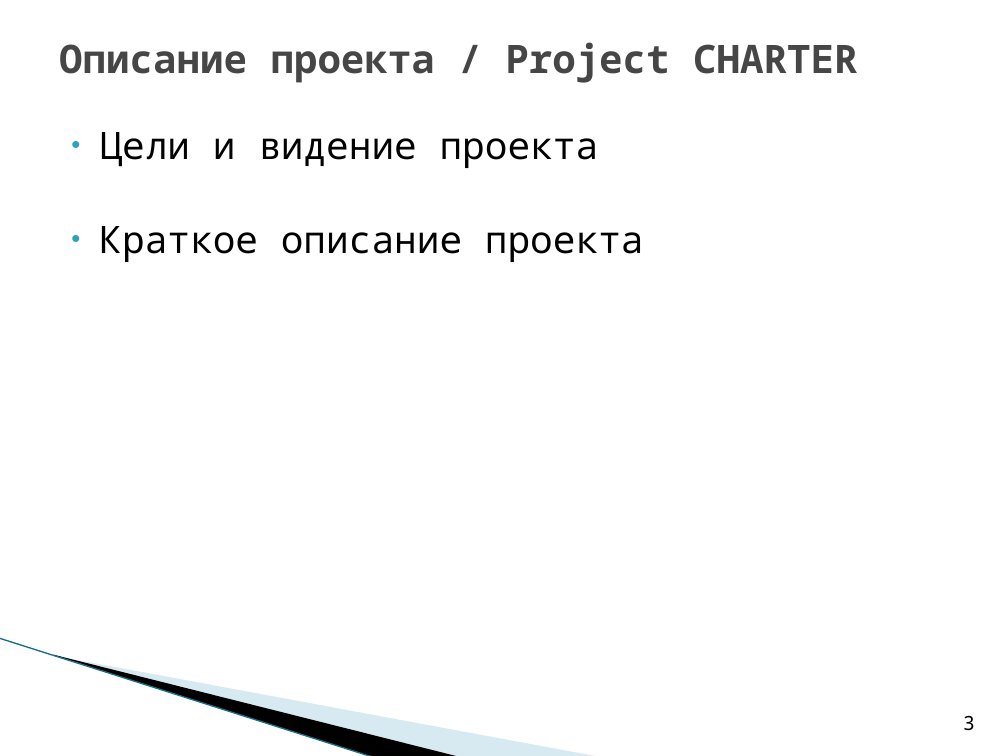
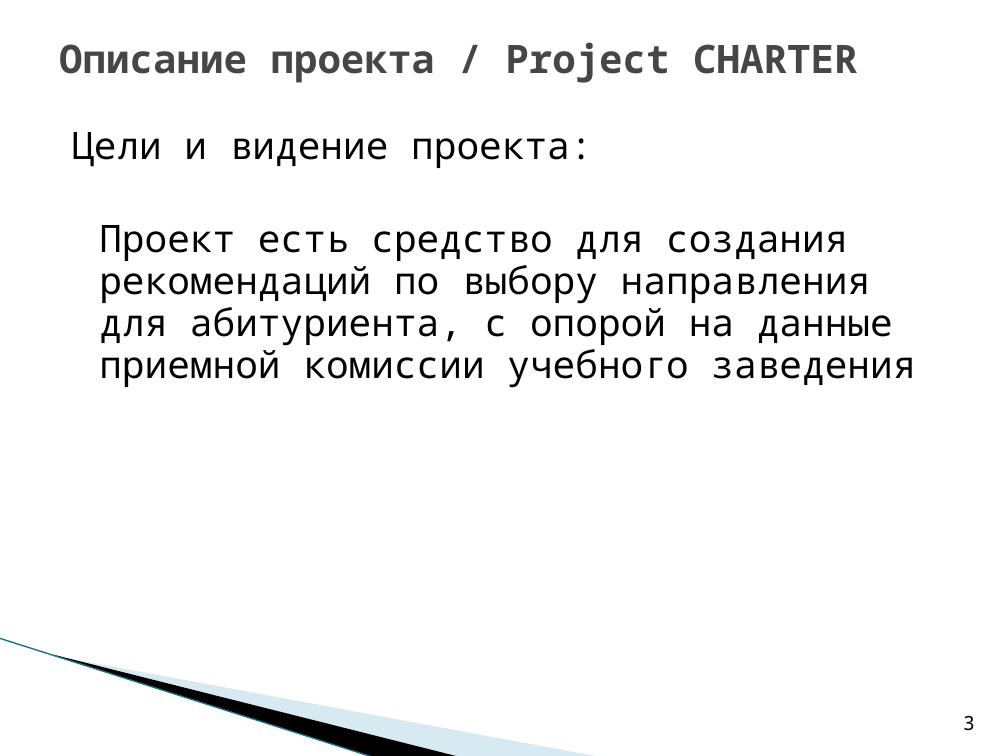
Before and after one commit to saviord7/applicant-service, a slide deck: slide 3 of reports/7_project_report_template_LETI_2021 (Rus-Eng).ppt. Drawn at 1008x756 pixels with LibreOffice and Linux fonts; fonts in the diff are those of the drawing; background and template pictures are left out. Boxes give left, top, right and bottom in pixels: in the first picture for what was removed or moved away, otherwise in the second. Text is boxed around its words. In the diff, an @@ line names an element or a change of style, - is before the commit and + after.

```diff
--- a/reports/7_project_report_template_LETI_2021 (Rus-Eng).ppt
+++ b/reports/7_project_report_template_LETI_2021 (Rus-Eng).ppt
@@ text at (71, 132, 915, 388): text changed @@
-• Цели и видение проекта
-• Краткое описание проекта
+Цели и видение проекта:
+Проект есть средство для создания рекомендаций по выбору направления для абитуриента, с опорой на данные приемной комиссии учебного заведения
```
Also in this commit, not shown: 7 other slides changed, 1 slide added.
